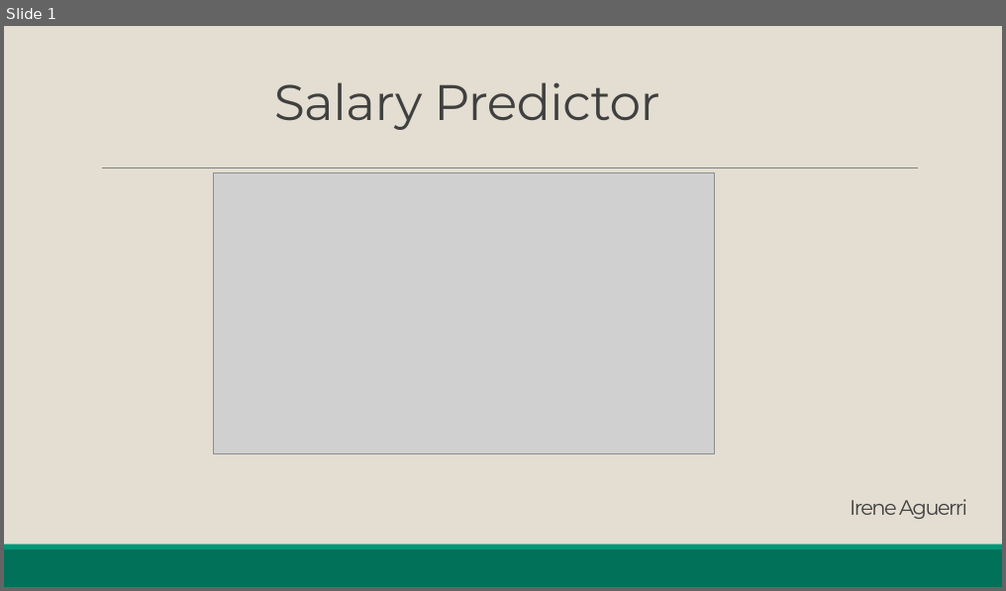
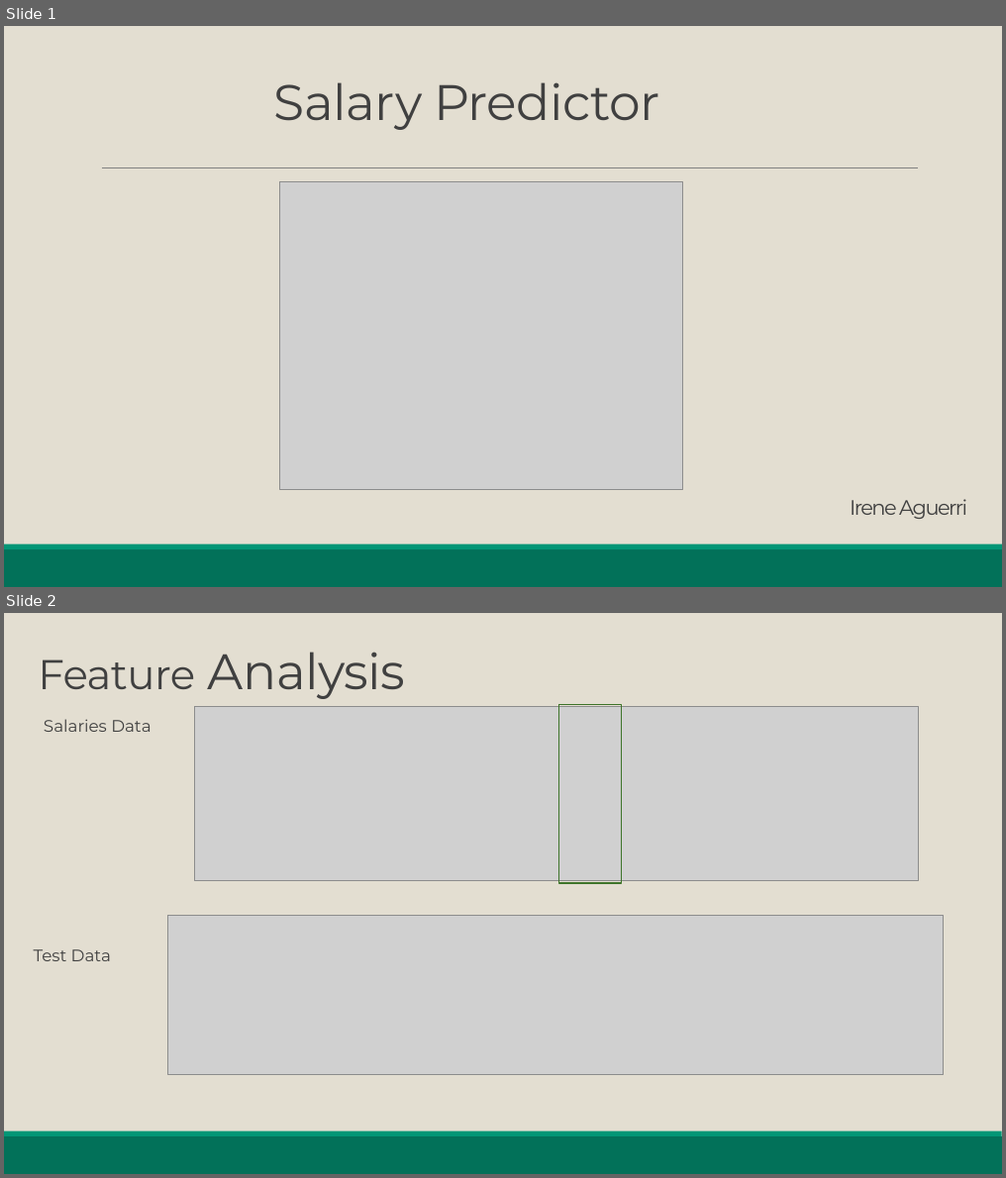
Before and after one commit to iaguerri/Kaggle-Data-Science-Predictor, a slide deck: Salary_Predictor.pptx. Shown one above the other, each under a label of ours: slide 1 before the commit, slides 1 and 2 after it. The pictures are 1006x591 and 1006x1178 pixels, drawn with LibreOffice and Linux fonts; fonts in the diff are those of the drawing; grey boxes stand for pictures. Boxes give left, top, right and bottom in pixels: in the first picture for what was removed or moved away, otherwise in the second. Text is boxed around its words. In the diff, an @@ line names an element or a change of style, - is before the commit and + after.

```diff
--- a/Salary_Predictor.pptx
+++ b/Salary_Predictor.pptx
@@ slide 2 added at <box>4,613,1002,1174</box>, background #E3DED1; not listed: 2 template elements that a slide beside it also shows @@
@@ title added at <box>38,652,406,699</box>, 48 pt, text #404040 @@
+Feature Analysis
@@ text added at <box>44,719,151,732</box>, 16 pt, text #404040 @@
+  Salaries Data
@@ picture added at <box>194,707,918,881</box> @@
@@ rectangle added at <box>559,704,622,883</box>, outline #3E752A 1.25 pt @@
@@ picture added at <box>168,916,944,1075</box> @@
@@ text added at <box>34,950,111,961</box>, 16 pt, text #404040 @@
+  Test Data
@@ slide 1 changed as well @@
@@ picture: place and size @@
-picture at <box>214,173,715,455</box>
+picture at <box>279,181,683,490</box>
```
Also in this commit, not shown: 6 other slides added, 1 slide removed, 7 other files.
